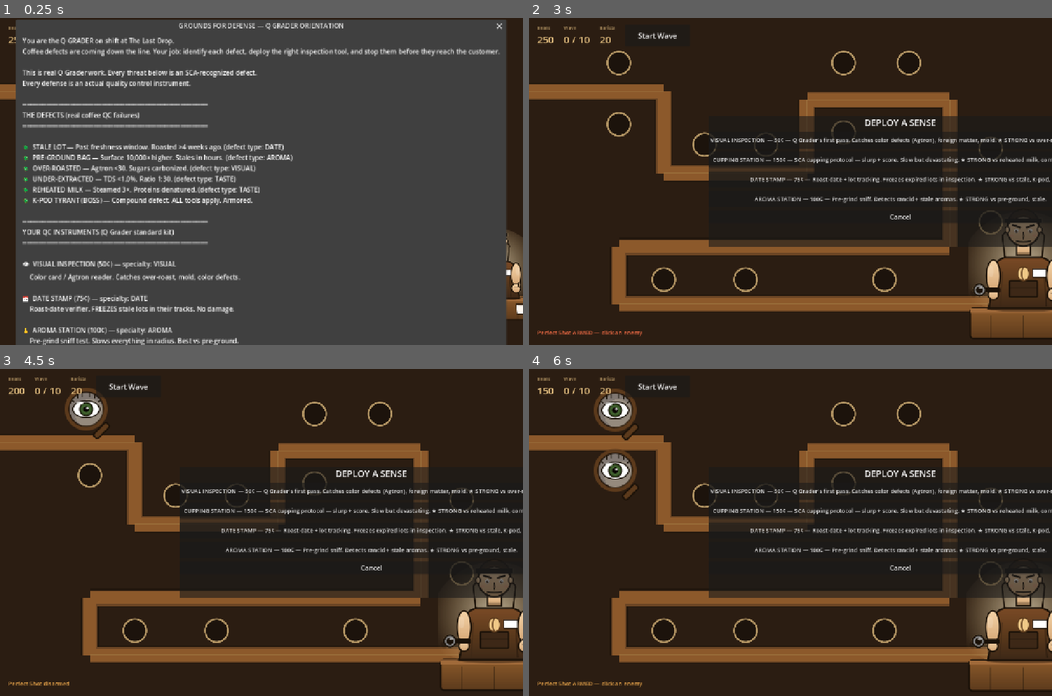
Above: before the commit, frames 1-4 (two rows, left to right).
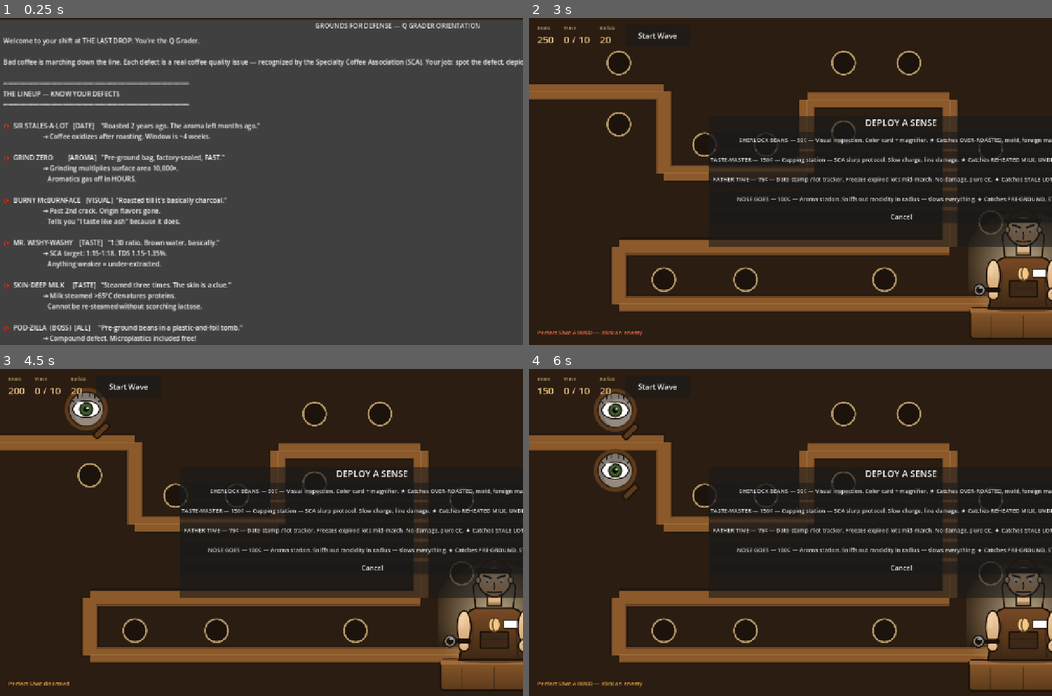
Above: after the commit, the same moments.

Repository: kanencoffee/grounds-for-defense-godot
Game: Godot game, scene res://scenes/main.tscn
Same seed, same stepped clock (60 frames per second), same inputs: the game is played once before the commit and once after it.
Inputs (mouse positions are in pixels of both pictures, inside the frame that each line leads up to):
- Up to frame 1 (0.25 s): no input
- Up to frame 2 (3 s): click "Start Wave" at 0.5 s; click "Start Wave" at 1.25 s; click "Start Wave" at 2 s; tap Enter at 2.75 s; move the mouse to (617, 63) at 2.77 s; tap P at 2.85 s; click (617, 63) at 2.92 s
- Up to frame 3 (4.5 s): click (371, 489) at 3.5 s, where only the run before the commit has a clickable "VISUAL INSPECTION — 50¢ — Q G…"; move the mouse to (88, 473) at 4.27 s; tap P at 4.35 s; click (88, 473) at 4.42 s
- Up to frame 4 (6 s): click (900, 489) at 5 s, where only the run after the commit has a clickable "SHERLOCK BEANS — 50¢ — Visual…"; tap Space at 5.75 s; move the mouse to (706, 496) at 5.77 s; tap P at 5.85 s; click (706, 496) at 5.92 s

The runs differ from the first frame. In frame 1, 20% of the frame differs, in the area x 0-100%, y 0-100%; in frame 2, 2.5%; in frame 3, 2.5%; in frame 4, 2.5%.

Commit message:
Pun-based memorable names + Audio→Sfx autoload fix
Defenses: Sherlock Beans / Father Time / Nose Goes / Taste-Master
Defects: Sir Stales-A-Lot, Grind Zero, Burny McBurnFace, Mr. Wishy-Washy,
         Skin-Deep Milk, Pod-zilla (boss)
Each name doubles as a memory hook for the underlying QC issue.
Briefing rewritten with humor + clear matchups.

Diff:
--- a/project.godot
+++ b/project.godot
@@ -14,7 +14,7 @@
 
 [autoload]
 
-Audio="*res://scripts/audio.gd"
+Sfx="*res://scripts/audio.gd"
 
 [application]
 
--- a/scripts/main.gd
+++ b/scripts/main.gd
@@ -7,38 +7,38 @@
 
 # ============== DEFINITIONS ==============
 const TOWER_DEFS = {
-	"eye":      {"name":"VISUAL INSPECTION",  "cost":50,  "range":180, "dmg":6,  "fire_rate":0.22, "sprite":"tower-eye.svg",    "specialty":"visual",    "blurb":"Q Grader's first pass. Catches color defects (Agtron), foreign matter, mold. ★ STRONG vs over-roasted, mold."},
-	"tongue":   {"name":"CUPPING STATION",    "cost":150, "range":320, "dmg":60, "fire_rate":1.8,  "sprite":"tower-tongue.svg", "specialty":"taste",     "blurb":"SCA cupping protocol — slurp + score. Slow but devastating. ★ STRONG vs reheated milk, complex defects.", "charge":1.5, "pierce":true},
-	"date":     {"name":"DATE STAMP",         "cost":75,  "range":190, "dmg":0,  "fire_rate":1.2,  "sprite":"tower-date.svg",   "specialty":"date",      "blurb":"Roast-date + lot tracking. Freezes expired lots in inspection. ★ STRONG vs stale, K-pod.", "root":2.0},
-	"nose":     {"name":"AROMA STATION",      "cost":100, "range":180, "dmg":0,  "fire_rate":0.0,  "sprite":"tower-nose.svg",   "specialty":"aroma",     "blurb":"Pre-grind sniff. Detects rancid + stale aromas. ★ STRONG vs pre-ground, stale.", "slow":0.55, "aura":true},
+	"eye":      {"name":"SHERLOCK BEANS",  "cost":50,  "range":180, "dmg":6,  "fire_rate":0.22, "sprite":"tower-eye.svg",    "specialty":"visual",    "blurb":"Visual inspection. Color card + magnifier. ★ Catches OVER-ROASTED, mold, foreign matter."},
+	"tongue":   {"name":"TASTE-MASTER",    "cost":150, "range":320, "dmg":60, "fire_rate":1.8,  "sprite":"tower-tongue.svg", "specialty":"taste",     "blurb":"Cupping station — SCA slurp protocol. Slow charge, line damage. ★ Catches REHEATED MILK, UNDER-EXTRACTED.", "charge":1.5, "pierce":true},
+	"date":     {"name":"FATHER TIME",     "cost":75,  "range":190, "dmg":0,  "fire_rate":1.2,  "sprite":"tower-date.svg",   "specialty":"date",      "blurb":"Date stamp / lot tracker. Freezes expired lots mid-march. No damage, pure CC. ★ Catches STALE LOTS, POD-ZILLA.", "root":2.0},
+	"nose":     {"name":"NOSE GOES",       "cost":100, "range":180, "dmg":0,  "fire_rate":0.0,  "sprite":"tower-nose.svg",   "specialty":"aroma",     "blurb":"Aroma station. Sniffs out rancidity in radius — slows everything. ★ Catches PRE-GROUND, STALE.", "slow":0.55, "aura":true},
 }
 
 const ENEMY_DEFS = {
 	"disciple":   {"hp":30,  "speed":52, "sprite":"enemy-disciple.svg",   "bounty":5,   "size":100,
-		"name":"STALE LOT",         "defect":"date",
-		"fail":"Roast date: 2 years past. SCA freshness window: 4 weeks.",
-		"intro":"DEFECT: Stale (oxidation past freshness window). Lost ~50% volatile aromatics. CATCH WITH: Date Stamp ✓, Aroma ✓"},
+		"name":"SIR STALES-A-LOT",  "defect":"date",
+		"fail":"Roasted 2 years ago. SCA freshness window: 4 weeks.",
+		"intro":"DEFECT: STALE. CO₂ + volatile aromatics dissipate after roasting. Past 4 weeks → 50% aroma loss. CATCH WITH: Father Time ✓, Nose Goes ✓"},
 	"evangelist": {"hp":20,  "speed":100,"sprite":"enemy-evangelist.svg", "bounty":8,   "size":100,
-		"name":"PRE-GROUND BAG",    "defect":"aroma",
-		"fail":"Surface area 10,000× higher. Oxidizes in HOURS, not weeks.",
-		"intro":"DEFECT: Pre-ground oxidation. Once ground, aromatics gas off rapidly. CATCH WITH: Aroma ✓, Visual ✓",
+		"name":"GRIND ZERO",        "defect":"aroma",
+		"fail":"Pre-ground. Surface area 10,000× higher → oxidizes in HOURS.",
+		"intro":"DEFECT: PRE-GROUND. Coffee should be ground RIGHT BEFORE brewing. Bagged grounds are stale before you open them. CATCH WITH: Nose Goes ✓, Sherlock Beans ✓",
 		"slow_immune":3.0},
 	"demon":      {"hp":140, "speed":30, "sprite":"enemy-demon.svg",      "bounty":22,  "size":120,
-		"name":"REHEATED MILK",     "defect":"taste",
-		"fail":"Steamed 3×. Proteins denatured >70°C, lactose scorched.",
-		"intro":"DEFECT: Reheated dairy. Milk can only be steamed ONCE — proteins denature on second heat. CATCH WITH: Cupping ✓"},
+		"name":"SKIN-DEEP MILK",    "defect":"taste",
+		"fail":"Steamed 3×. Proteins denatured >70°C → that crusty skin on top.",
+		"intro":"DEFECT: REHEATED DAIRY. Milk can only be steamed ONCE — second heat denatures proteins, scorches lactose. Tanky. CATCH WITH: Taste-Master ✓"},
 	"wraith":     {"hp":80,  "speed":56, "sprite":"enemy-wraith.svg",     "bounty":15,  "size":110,
-		"name":"OVER-ROASTED",      "defect":"visual",
-		"fail":"Agtron color: 18 (target 55). Roasted past 2nd crack — carbonized.",
-		"intro":"DEFECT: Over-roasted / dark. Internal temp exceeded 240°C. Origin character destroyed; only ash remains. CATCH WITH: Visual ✓ (Agtron color card)"},
+		"name":"BURNY McBURNFACE",  "defect":"visual",
+		"fail":"Agtron color: 18 (target ~55). Roasted past 2nd crack — carbonized.",
+		"intro":"DEFECT: OVER-ROASTED. Internal temp blew past 240°C. Origin character incinerated. Bitter + ashy. The dead giveaway: color. CATCH WITH: Sherlock Beans ✓"},
 	"zealot":     {"hp":50,  "speed":68, "sprite":"enemy-zealot.svg",     "bounty":10,  "size":100,
-		"name":"UNDER-EXTRACTED",   "defect":"taste",
-		"fail":"TDS: 0.5% (SCA target 1.15-1.35%). Brew ratio 1:30 (target 1:15-18).",
-		"intro":"DEFECT: Under-extracted brew. Ratio too far past 1:18 = sour, weak, no body. CATCH WITH: Cupping ✓"},
+		"name":"MR. WISHY-WASHY",   "defect":"taste",
+		"fail":"TDS 0.5% (target 1.15-1.35%). Ratio 1:30 (target 1:15-18).",
+		"intro":"DEFECT: UNDER-EXTRACTED. Brew ratio way off. Sour, weak, no body — basically brown water. CATCH WITH: Taste-Master ✓"},
 	"baron":      {"hp":600, "speed":36, "sprite":"enemy-baron.svg",      "bounty":250, "size":180,
-		"name":"K-POD TYRANT",      "defect":"compound",
-		"fail":"Pre-ground + sealed 18mo + foil + plastic + microplastics. Fails ALL QC.",
-		"intro":"BOSS DEFECT: Compound pod. Combines stale, pre-ground, plastic taint. Heavily armored. ALL inspection tools work — match them all.",
+		"name":"POD-ZILLA",         "defect":"compound",
+		"fail":"Pre-ground + sealed 18mo + foil + plastic + microplastics.",
+		"intro":"BOSS: POD-ZILLA. Compound defect — stale + pre-ground + plastic taint at once. Heavily armored. ALL QC tools work, but at reduced bonus. Bring everything.",
 		"regen":5, "armor":0.25},
 }
 
@@ -125,58 +125,60 @@
 	var dlg = AcceptDialog.new()
 	dlg.title = "GROUNDS FOR DEFENSE — Q GRADER ORIENTATION"
 	dlg.ok_button_text = "I'm Ready. Begin QC."
-	dlg.dialog_text = """You are the Q GRADER on shift at The Last Drop.
-Coffee defects are coming down the line. Your job: identify each defect, deploy the right inspection tool, and stop them before they reach the customer.
-
-This is real Q Grader work. Every threat below is an SCA-recognized defect.
-Every defense is an actual quality control instrument.
+	dlg.dialog_text = """Welcome to your shift at THE LAST DROP. You're the Q Grader.
+
+Bad coffee is marching down the line. Each defect is a real coffee quality issue — recognized by the Specialty Coffee Association (SCA). Your job: spot the defect, deploy the matching inspection tool, fail the bad coffee before it ruins someone's morning.
 
 ═══════════════════════════════════════════════
-THE DEFECTS (real coffee QC failures)
+THE LINEUP — KNOW YOUR DEFECTS
 ═══════════════════════════════════════════════
 
-🪲  STALE LOT — Past freshness window. Roasted >4 weeks ago. (defect type: DATE)
-🪲  PRE-GROUND BAG — Surface 10,000× higher. Stales in hours. (defect type: AROMA)
-🪲  OVER-ROASTED — Agtron <30. Sugars carbonized. (defect type: VISUAL)
-🪲  UNDER-EXTRACTED — TDS <1.0%. Ratio 1:30. (defect type: TASTE)
-🪲  REHEATED MILK — Steamed 3×. Proteins denatured. (defect type: TASTE)
-🪲  K-POD TYRANT (BOSS) — Compound defect. ALL tools apply. Armored.
+🫘  SIR STALES-A-LOT   [DATE]    "Roasted 2 years ago. The aroma left months ago."
+                       → Coffee oxidizes after roasting. Window is ~4 weeks.
+
+🫘  GRIND ZERO         [AROMA]   "Pre-ground bag, factory-sealed, FAST."
+                       → Grinding multiplies surface area 10,000×.
+                          Aromatics gas off in HOURS.
+
+🫘  BURNY McBURNFACE   [VISUAL]  "Roasted till it's basically charcoal."
+                       → Past 2nd crack. Origin flavors gone.
+                          Tells you "I taste like ash" because it does.
+
+🫘  MR. WISHY-WASHY    [TASTE]   "1:30 ratio. Brown water, basically."
+                       → SCA target: 1:15-1:18. TDS 1.15-1.35%.
+                          Anything weaker = under-extracted.
+
+🫘  SKIN-DEEP MILK     [TASTE]   "Steamed three times. The skin is a clue."
+                       → Milk steamed >65°C denatures proteins.
+                          Cannot be re-steamed without scorching lactose.
+
+🫘  POD-ZILLA  (BOSS)  [ALL]     "Pre-ground beans in a plastic-and-foil tomb."
+                       → Compound defect. Microplastics included free!
 
 ═══════════════════════════════════════════════
-YOUR QC INSTRUMENTS (Q Grader standard kit)
+YOUR Q GRADER KIT
 ═══════════════════════════════════════════════
 
-👁  VISUAL INSPECTION (50¢) — specialty: VISUAL
-    Color card / Agtron reader. Catches over-roast, mold, color defects.
-
-📅  DATE STAMP (75¢) — specialty: DATE
-    Roast-date verifier. FREEZES stale lots in their tracks. No damage.
-
-👃  AROMA STATION (100¢) — specialty: AROMA
-    Pre-grind sniff test. Slows everything in radius. Best vs pre-ground.
-
-👅  CUPPING STATION (150¢) — specialty: TASTE
-    SCA cupping protocol. Slow charge → devastating line verdict.
+👁  SHERLOCK BEANS    50¢  Visual inspection — catches BURNY McBURNFACE
+📅  FATHER TIME       75¢  Date stamp — freezes SIR STALES-A-LOT
+👃  NOSE GOES        100¢  Aroma station — busts GRIND ZERO
+👅  TASTE-MASTER     150¢  Cupping verdict — finishes WISHY-WASHY + SKIN-DEEP MILK
 
 ═══════════════════════════════════════════════
-HOW MATCHING WORKS — THIS IS THE GAME
+THE GOLDEN RULE
 ═══════════════════════════════════════════════
 
-Every defect has a TYPE. Every instrument has a SPECIALTY.
-
-★ MATCH (instrument vs same-type defect):  2× damage + ✓ DEFECT CAUGHT
-✗ MISMATCH (wrong instrument for defect):  0.6× damage + ✗ WRONG TOOL
-☆ K-Pod compound: all tools apply at 1.3×
-
-LEARN by playing: deploy mixed defenses, watch what catches what.
-
-═══════════════════════════════════════════════
-
-Click empty slot → choose instrument. Click placed → sell (60% refund).
-Press P + click enemy = Perfect Cupping Spoon (500 dmg, 45s CD).
-'Start Wave' (top right) when ready."""
+★  RIGHT TOOL  → 2× damage + ✓ DEFECT CAUGHT (green)
+✗  WRONG TOOL  → 0.6× damage + ✗ WRONG TOOL (red)
+☆  POD-ZILLA   → All tools apply at 1.3× (use everything)
+
+You'll memorize the matchups by playing. That's the whole game.
+
+Click empty slot → place tool. Click placed tool → sell (60% refund).
+Press P + click enemy → Perfect Cupping Shot (500 dmg, 45s).
+Hit 'Start Wave' (top right) when ready, Q Grader."""
 	add_child(dlg)
-	dlg.popup_centered(Vector2(900, 760))
+	dlg.popup_centered(Vector2(900, 800))
 
 func _load_textures():
 	var keys = ["barista"]
@@ -376,7 +378,7 @@
 func _on_pick_tower(type_key):
 	if beans < TOWER_DEFS[type_key].cost:
 		_flash_info("Not enough beans!")
-		Audio.play("error")
+		Sfx.play("error")
 		return
 	if pending_slot < 0:
 		return
@@ -389,7 +391,7 @@
 	slot_nodes[pending_slot].visible = false
 	pending_slot = -1
 	picker_panel.visible = false
-	Audio.play("place")
+	Sfx.play("place")
 	_update_hud()
 
 func _build_tower(type_key, pos, slot_idx):
@@ -426,7 +428,7 @@
 	slot_nodes[slot_idx].visible = true
 	towers.erase(t)
 	t.queue_free()
-	Audio.play("sell")
+	Sfx.play("sell")
 	_update_hud()
 	_flash_info("Sold for %d¢" % int(def.cost * 0.6))
 
@@ -438,7 +440,7 @@
 	wave_num += 1
 	spawning = true
 	wave_active = true
-	Audio.play("waveStart")
+	Sfx.play("waveStart")
 	var plan = WAVE_PLAN[wave_num - 1]
 	var pending = plan.size()
 	for group in plan:
@@ -524,7 +526,7 @@
 		if wave_num >= max_waves:
 			_win()
 		else:
-			Audio.play("waveClear")
+			Sfx.play("waveClear")
 		_update_hud()
 	# perfect shot cd
 	if not perfect_ready:
@@ -558,18 +560,18 @@
 	t.set_meta("last_fire", now)
 	if def.get("charge", 0) > 0:
 		# espresso: charge then pierce
-		Audio.play("espressoCh")
+		Sfx.play("espressoCh")
 		await get_tree().create_timer(def.charge).timeout
 		if not is_instance_valid(t): return
-		Audio.play("espressoF")
+		Sfx.play("espressoF")
 		_fire_pierce(t, def)
 	else:
 		# play tower-specific sound
 		var type_key = t.get_meta("type")
 		match type_key:
-			"eye": Audio.play("drip")
-			"date": Audio.play("frother")
-			_: Audio.play("drip")
+			"eye": Sfx.play("drip")
+			"date": Sfx.play("frother")
+			_: Sfx.play("drip")
 		_fire_projectile(t, target, def)
 
 func _find_target(t):
@@ -669,7 +671,7 @@
 	if match_label != "":
 		_spawn_match_text(e.position, match_label)
 	if d > 0:
-		Audio.play("hit")
+		Sfx.play("hit")
 	# flash
 	var spr = e.get_child(0)
 	if spr is Sprite2D:
@@ -684,7 +686,7 @@
 		return
 	e.set_meta("alive", false)
 	beans += e.get_meta("def").bounty
-	Audio.play("enemyDie")
+	Sfx.play("enemyDie")
 	_update_hud()
 	# poof
 	var poof = _make_circle_drawer(20, Color(0.94,0.79,0.53,1), 0, Color(0.94,0.79,0.53,0.4))
@@ -722,7 +724,7 @@
 func _enemy_reach_end(e):
 	hp = max(0, hp - 1)
 	e.set_meta("alive", false)
-	Audio.play("reachEnd")
+	Sfx.play("reachEnd")
 	_update_hud()
 	if hp <= 0:
 		_lose()
@@ -828,7 +830,7 @@
 	intro.custom_minimum_size = Vector2(720, 0)
 	vb.add_child(intro)
 	# play sound
-	Audio.play("error")
+	Sfx.play("error")
 	# fade in / hold / fade out
 	var tw = create_tween()
 	tw.tween_property(banner, "modulate:a", 1.0, 0.25)
@@ -838,12 +840,12 @@
 
 func _win():
 	game_over = true
-	Audio.play("win")
+	Sfx.play("win")
 	_show_message("☕ The Counter Holds!", "You crushed the K-Pod Tyrant. The Barista lives to pull another shot.")
 
 func _lose():
 	game_over = true
-	Audio.play("lose")
+	Sfx.play("lose")
 	_show_message("💀 The Barista Falls", "Bad coffee overran the counter. Try again?")
 
 func _input(event):
@@ -862,7 +864,7 @@
 				best_d = d
 				best = e
 		if best:
-			Audio.play("perfect")
+			Sfx.play("perfect")
 			_damage_enemy(best, 500)
 			perfect_armed = false
 			perfect_ready = false
